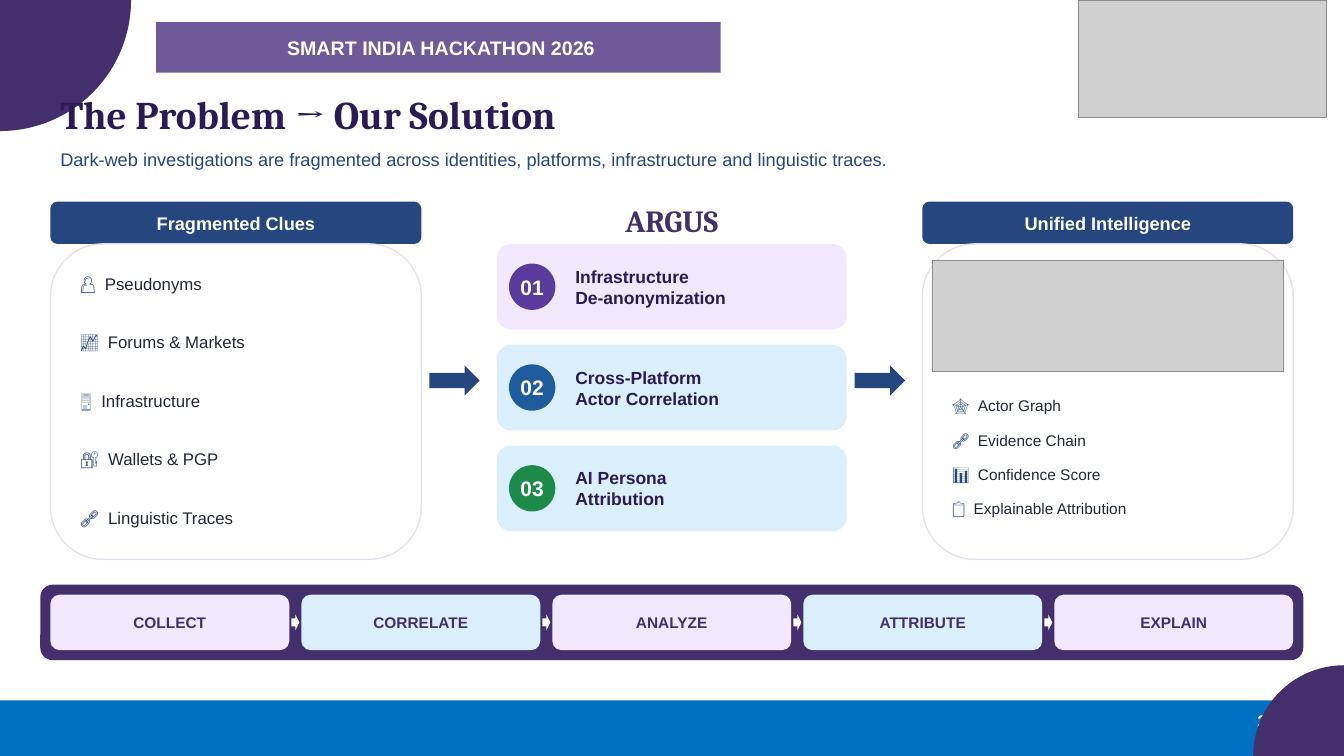
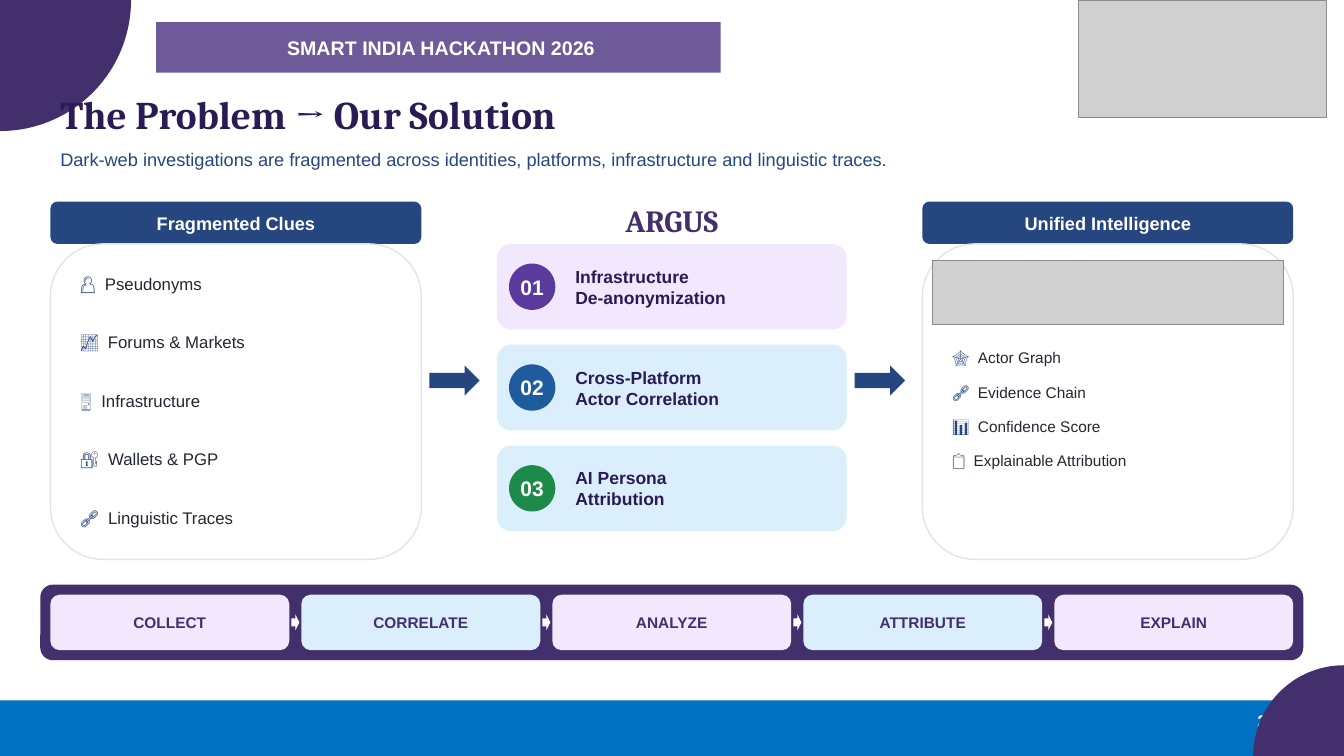
Before and after one commit to rohantiwari9573/SIH-26, a slide deck: slide 2 of presentation/dist/Argus_SIH2026_Idea_Submission.pptx. Drawn at 1344x756 pixels with LibreOffice and Linux fonts; fonts in the diff are those of the drawing; grey boxes stand for pictures. Boxes give left, top, right and bottom in pixels: in the first picture for what was removed or moved away, otherwise in the second. Text is boxed around its words. In the diff, an @@ line names an element or a change of style, - is before the commit and + after.

```diff
--- a/presentation/dist/Argus_SIH2026_Idea_Submission.pptx
+++ b/presentation/dist/Argus_SIH2026_Idea_Submission.pptx
@@ picture: place and size @@
-picture at [933,260,1284,372]
+picture at [933,260,1284,325]
@@ text "📊 Confidence Score": place and size @@
-text "📊 Confidence Score" at [978,469,1100,480]
+text "📊 Confidence Score" at [978,421,1100,432]
@@ 3 texts: place and size @@
-3 texts at [974,400,1126,517]
+3 texts at [974,352,1126,469]
```
Also in this commit, not shown: 3 other slides changed, 3 other files.
